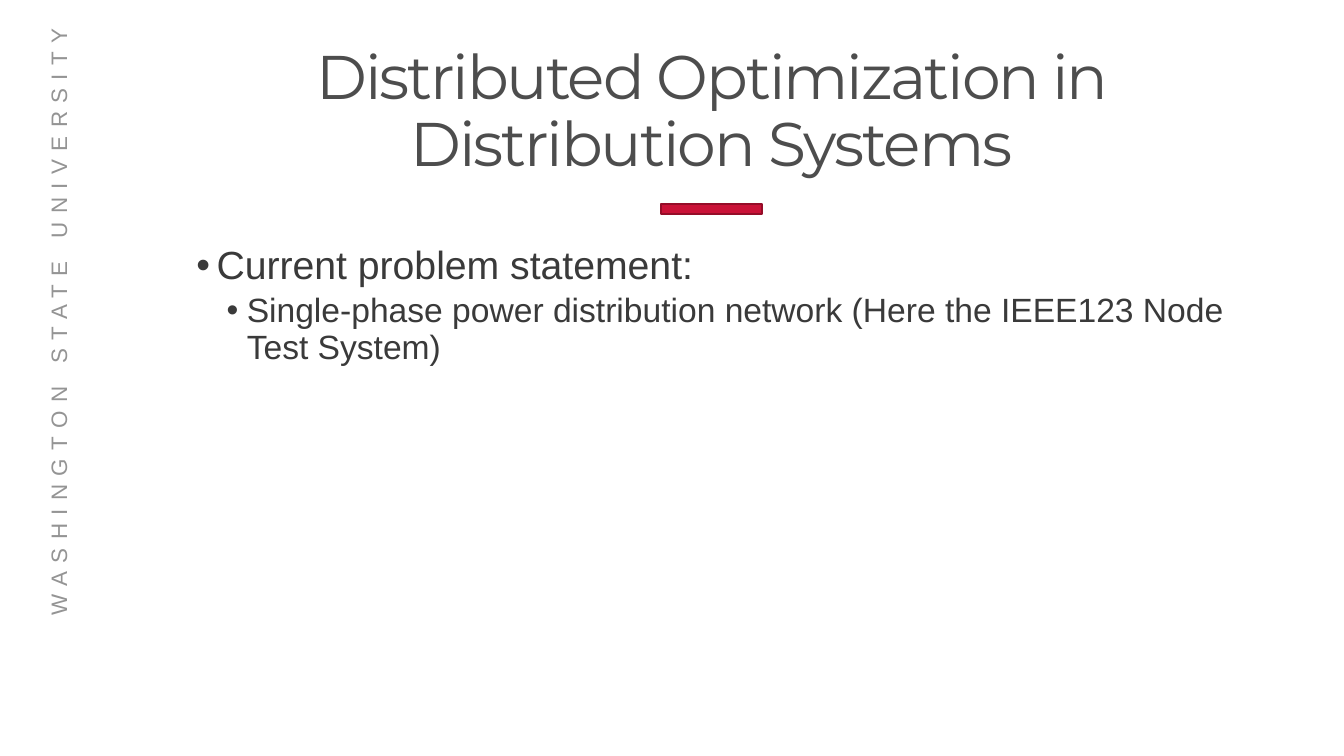
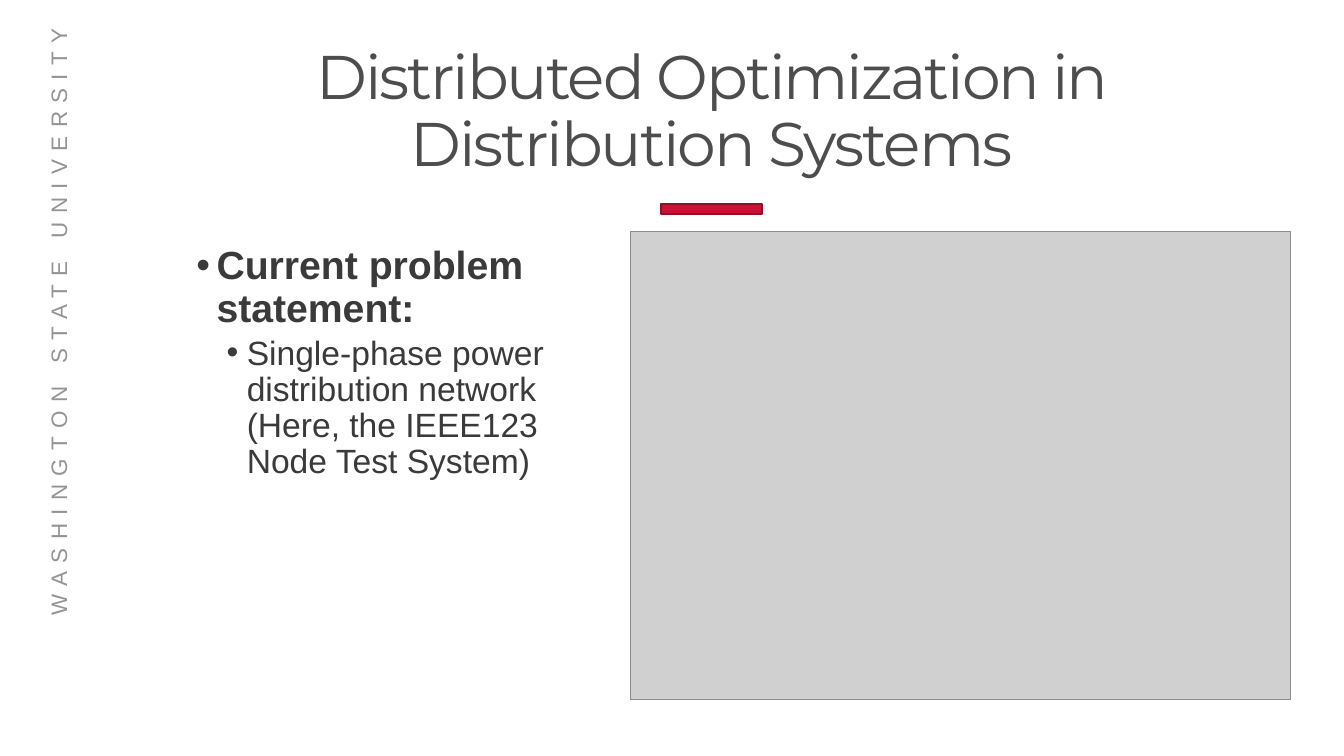
Before and after one commit to Realife-Brahmin/OriginalDocsHub, a slide deck: slide 3 of research_showcase/researchSummary_aryan_ritwajeet_jha.pptx. Drawn at 1344x756 pixels with LibreOffice and Linux fonts; fonts in the diff are those of the drawing; grey boxes stand for pictures; background and template pictures are left out. Boxes give left, top, right and bottom in pixels: in the first picture for what was removed or moved away, otherwise in the second. Text is boxed around its words. In the diff, an @@ line names an element or a change of style, - is before the commit and + after.

```diff
--- a/research_showcase/researchSummary_aryan_ritwajeet_jha.pptx
+++ b/research_showcase/researchSummary_aryan_ritwajeet_jha.pptx
@@ picture added at box(630, 232, 1291, 701) @@
@@ text at box(217, 250, 523, 323): bold on in "Current problem statement:" @@
@@ text at box(247, 340, 544, 480): text changed @@
-  • Single-phase power distribution network (Here the IEEE123 Node Test System)
+  • Single-phase power distribution network (Here, the IEEE123 Node Test System)
```
Also in this commit, not shown: 2 other slides changed, 7 slides added, 6 slides removed, 1 other file.
